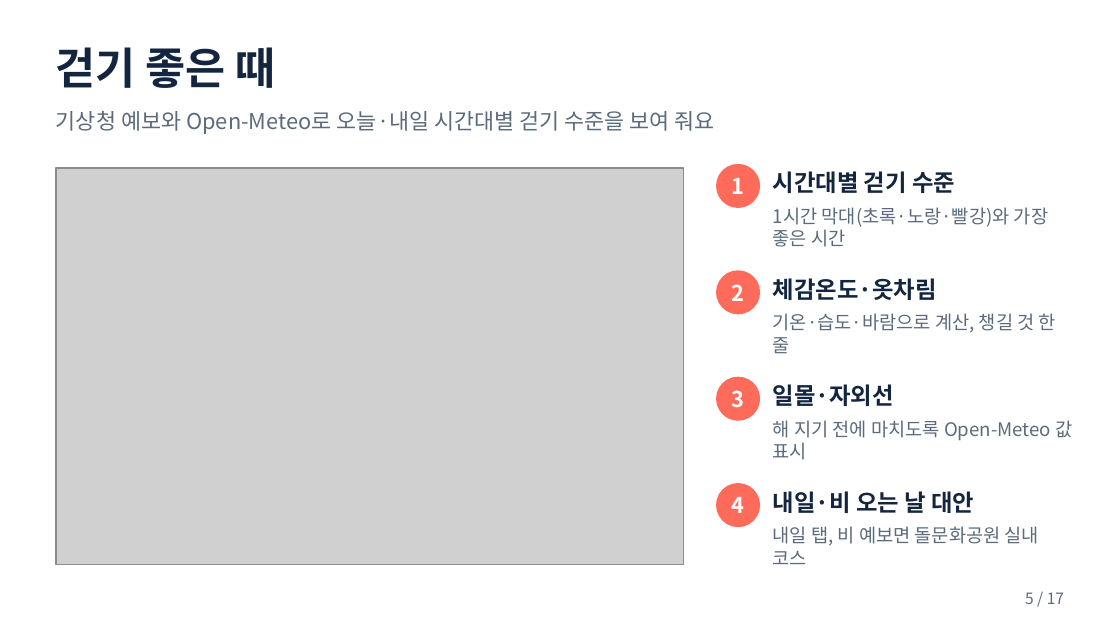
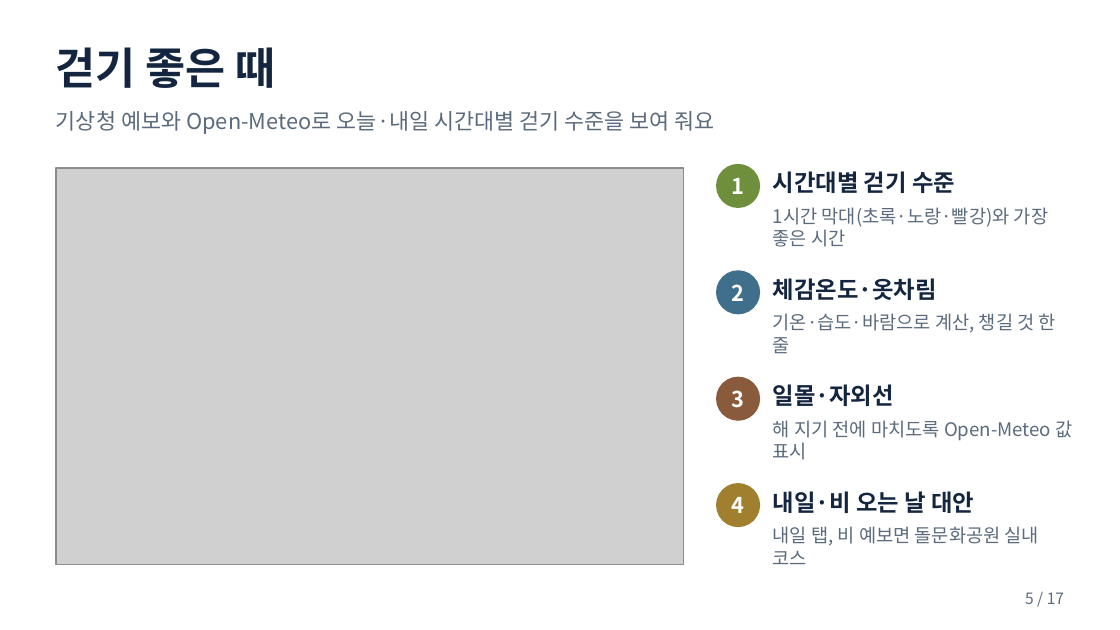
Before and after one commit to pjhjustin2430-cmd/doldam-today-jeju, a slide deck: slide 5 of docs/돌담오늘_발표자료.pptx. Drawn at 1120x630 pixels with LibreOffice and Linux fonts; fonts in the diff are those of the drawing; grey boxes stand for pictures. Boxes give left, top, right and bottom in pixels: in the first picture for what was removed or moved away, otherwise in the second. Text is boxed around its words. In the diff, an @@ line names an element or a change of style, - is before the commit and + after.

```diff
--- a/docs/돌담오늘_발표자료.pptx
+++ b/docs/돌담오늘_발표자료.pptx
@@ ellipse at <box>717,165,759,207</box>: fill #FF6B5B to #6F8F3D; outline #FF6B5B 1 pt to #6F8F3D 1 pt @@
@@ ellipse at <box>717,271,759,314</box>: fill #FF6B5B to #3F6F8A; outline #FF6B5B 1 pt to #3F6F8A 1 pt @@
@@ ellipse at <box>717,377,759,420</box>: fill #FF6B5B to #8A5A3C; outline #FF6B5B 1 pt to #8A5A3C 1 pt @@
@@ ellipse at <box>717,484,759,526</box>: fill #FF6B5B to #A07F2E; outline #FF6B5B 1 pt to #A07F2E 1 pt @@
```
Also in this commit, not shown: 1 other slide changed, 1 other file.
